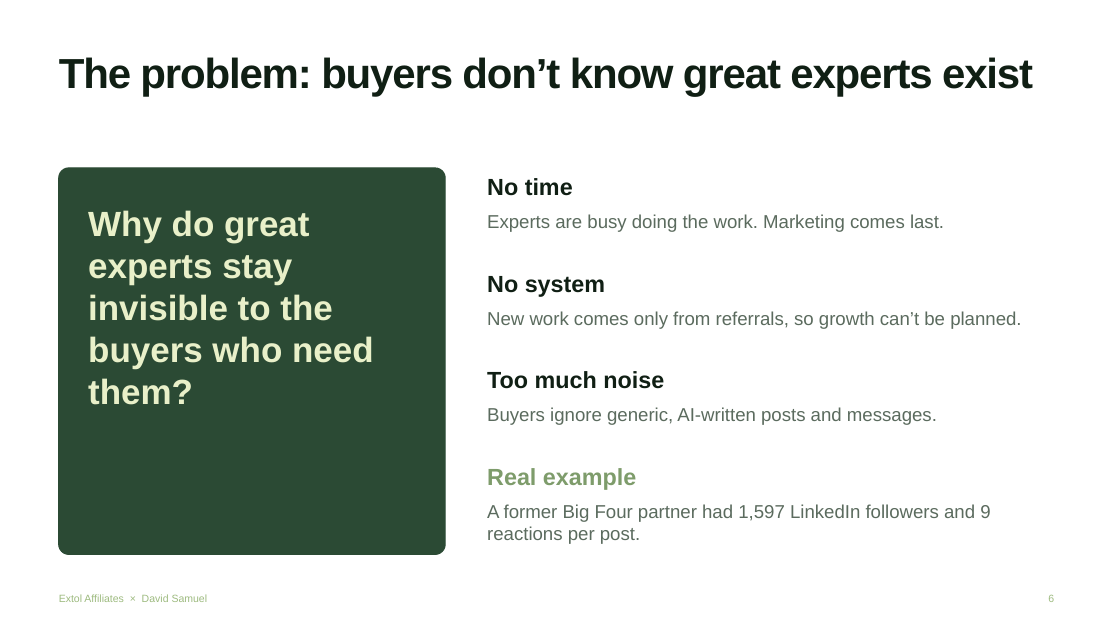
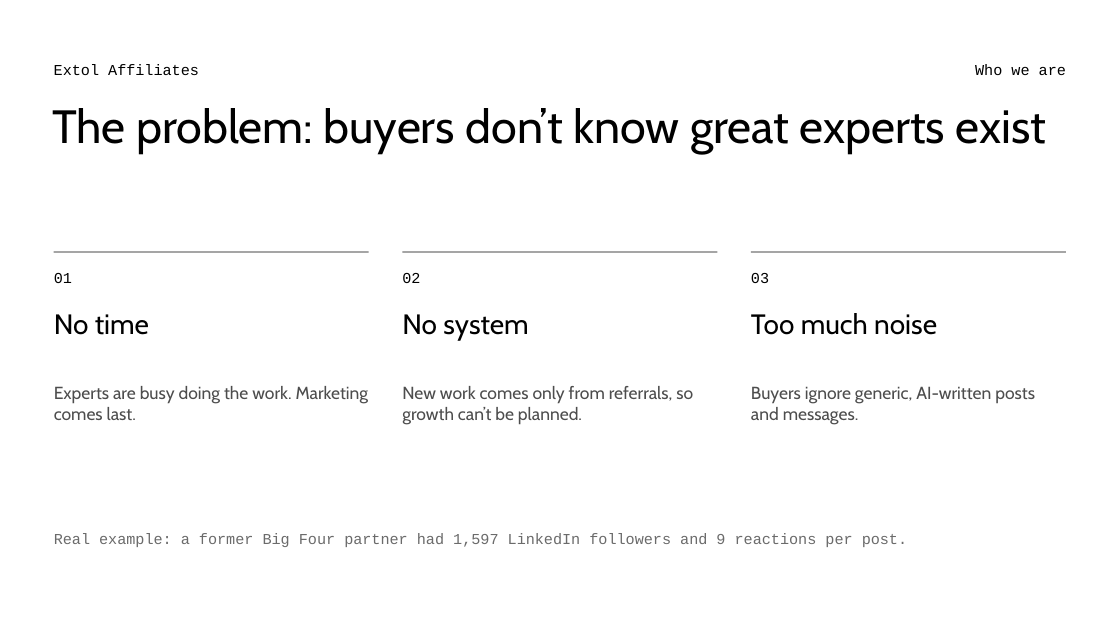
Before and after one commit to extolaffiliates/sales, a slide deck: slide 6 of decks/david-samuel/Extol-x-David-Samuel-Pitch-Style.pptx. Drawn at 1120x630 pixels with LibreOffice and Linux fonts; fonts in the diff are those of the drawing. Boxes give left, top, right and bottom in pixels: in the first picture for what was removed or moved away, otherwise in the second. Text is boxed around its words. In the diff, an @@ line names an element or a change of style, - is before the commit and + after.

```diff
--- a/decks/david-samuel/Extol-x-David-Samuel-Pitch-Style.pptx
+++ b/decks/david-samuel/Extol-x-David-Samuel-Pitch-Style.pptx
@@ text added at [54, 64, 199, 75], 13 pt, text #000000 @@
+Extol Affiliates
@@ text at [975, 64, 1066, 75]: text changed; size 30 to 13 pt; font Arial to Courier New; text colour #E9F0C9 to #000000; bold off @@
-Why do great experts stay invisible to the buyers who need them?
+Who we are
@@ text "The problem: buyers don’t know ...": place and size @@
-text "The problem: buyers don’t know ..." at [59, 57, 1033, 96]
+text "The problem: buyers don’t know ..." at [52, 108, 1047, 154]
@@ text "The problem: buyers don’t know ..." at [52, 108, 1047, 154]: size 36 to 40 pt, font Arial to Cabin, text colour #101F14 to #000000, letter spacing -1 to 0 pt, bold off; line spacing 1 to 0.95 @@
@@ rounded rectangle removed at [59, 168, 445, 555] @@
@@ line added from (54, 252) to (369, 252), #000000 0.75 pt @@
@@ line added from (402, 252) to (718, 252), #000000 0.75 pt @@
@@ line added from (751, 252) to (1066, 252), #000000 0.75 pt @@
@@ text added at [54, 273, 72, 283], 13 pt, text #000000 @@
+01
@@ text added at [402, 273, 420, 283], 13 pt, text #000000 @@
+02
@@ text added at [751, 273, 769, 283], 13 pt, text #000000 @@
+03
@@ text "No time": place and size @@
-text "No time" at [487, 178, 573, 196]
+text "No time" at [54, 314, 149, 335]
@@ size 20 to 24 pt, font Arial to Cabin, text colour #101F14 to #000000, bold off in 3 elements at [751, 313, 937, 335], [54, 314, 149, 335], [402, 314, 528, 341] @@
@@ text "No system": place and size @@
-text "No system" at [487, 276, 605, 297]
+text "No system" at [402, 314, 528, 341]
@@ text "Too much noise": place and size @@
-text "Too much noise" at [487, 371, 664, 389]
+text "Too much noise" at [751, 313, 937, 335]
@@ text "Experts are busy doing the ...": place and size @@
-text "Experts are busy doing the ..." at [487, 214, 944, 232]
+text "Experts are busy doing the ..." at [54, 386, 369, 420]
@@ size 16 to 15 pt, font Arial to Cabin, text colour #5B6B5E to #4D4D4D in 3 elements at [751, 386, 1035, 425], [54, 386, 369, 420], [402, 386, 693, 425] @@
@@ text "New work comes only from ...": place and size @@
-text "New work comes only from ..." at [487, 311, 1021, 329]
+text "New work comes only from ..." at [402, 386, 693, 425]
@@ text "Buyers ignore generic, AI-written posts ...": place and size @@
-text "Buyers ignore generic, AI-written posts ..." at [487, 407, 937, 425]
+text "Buyers ignore generic, AI-written posts ..." at [751, 386, 1035, 425]
@@ text removed at [487, 468, 636, 490] @@
-Real example
@@ text at [54, 533, 907, 547]: text changed; size 16 to 13 pt; font Arial to Courier New; text colour #5B6B5E to #6B6B6B @@
-A former Big Four partner had 1,597 LinkedIn followers and 9 reactions per post.
+Real example: a former Big Four partner had 1,597 LinkedIn followers and 9 reactions per post.
@@ text removed at [59, 594, 208, 602] @@
-Extol Affiliates × David Samuel
@@ page number removed at [1048, 595, 1054, 602] @@
-6
```
Also in this commit, not shown: 20 other slides changed, 6 slides added, 6 slides removed, 2 other files.
